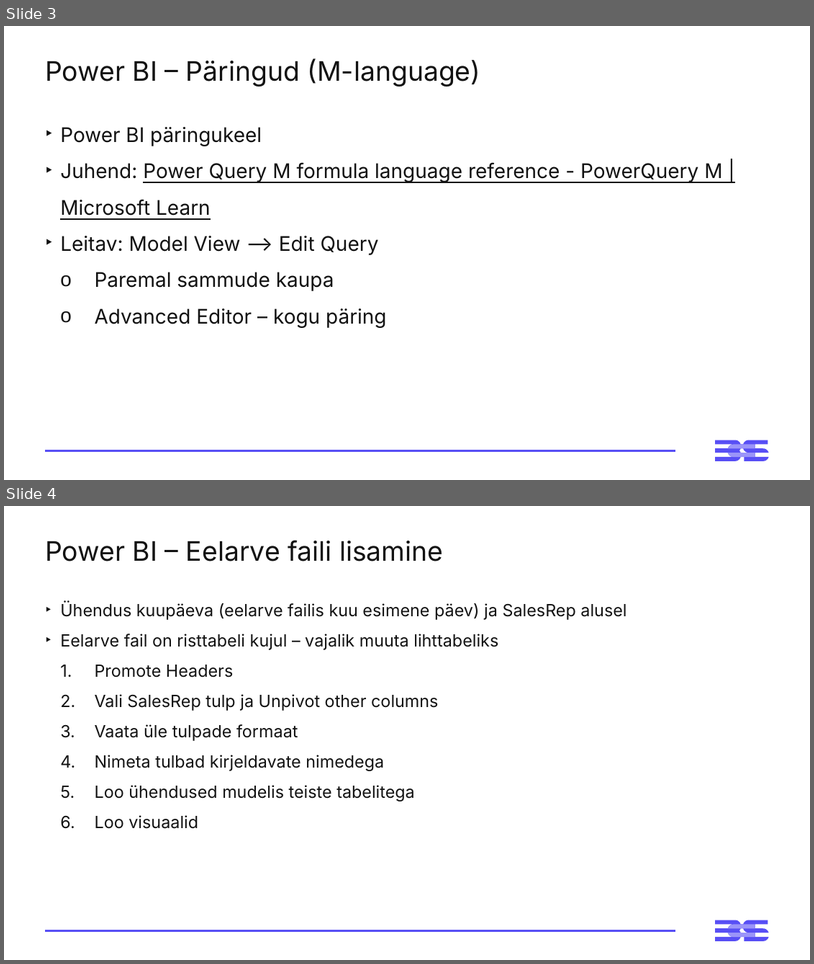
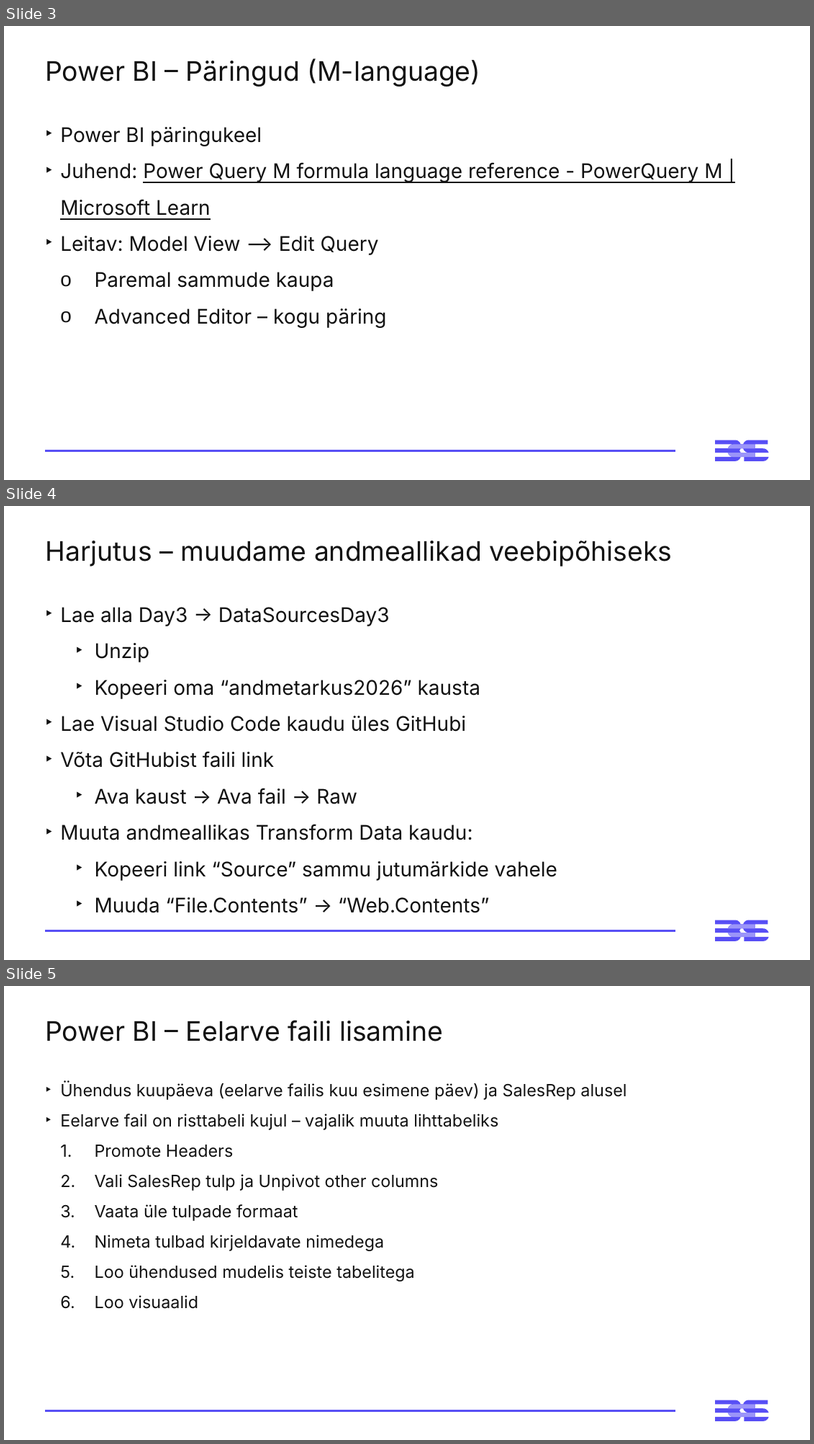
Before and after one commit to virverani/andmetarkus_2026_kevad, a slide deck: Day3/3-paev-andmetarkus-esitlus.pptx. Shown one above the other, each under a label of ours: slides 3 and 4 before the commit, slides 3, 4 and 5 after it. The pictures are 814x964 and 814x1444 pixels, drawn with LibreOffice and Linux fonts; fonts in the diff are those of the drawing. Boxes give left, top, right and bottom in pixels: in the first picture for what was removed or moved away, otherwise in the second. Text is boxed around its words. In the diff, an @@ line names an element or a change of style, - is before the commit and + after.

```diff
--- a/Day3/3-paev-andmetarkus-esitlus.pptx
+++ b/Day3/3-paev-andmetarkus-esitlus.pptx
@@ slide 4 added at bbox=[4, 506, 810, 960], background #FFFFFF; not listed: 3 template elements that a slide beside it also shows @@
@@ title added at bbox=[45, 541, 673, 566], 32 pt, text #121212 @@
+Harjutus – muudame andmeallikad veebipõhiseks
@@ text added at bbox=[60, 607, 558, 913], 24 pt, text #121212 @@
+‣ Lae alla Day3 → DataSourcesDay3
+  ‣ Unzip
+  ‣ Kopeeri oma “andmetarkus2026” kausta
+‣ Lae Visual Studio Code kaudu üles GitHubi
+‣ Võta GitHubist faili link
+  ‣ Ava kaust → Ava fail → Raw
+‣ Muuta andmeallikas Transform Data kaudu:
+  ‣ Kopeeri link “Source” sammu jutumärkide vahele
+  ‣ Muuda “File.Contents” → “Web.Contents”
@@ what was slide 4 is now slide 5 @@
```
Also in this commit, not shown: 1 slide changed, 2 other files.
